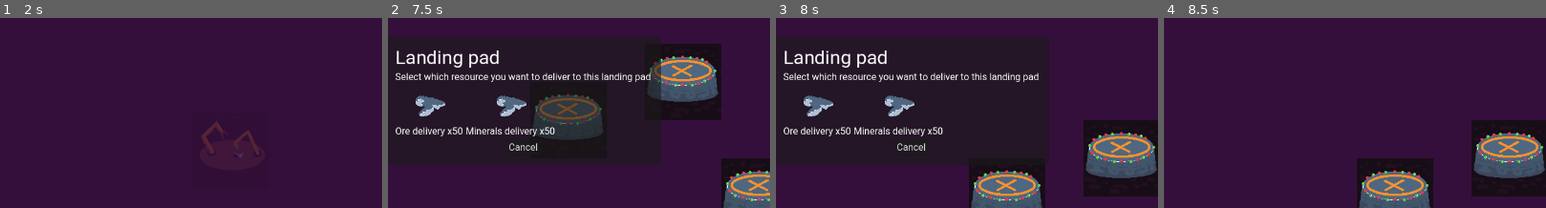
Above: before the commit, frames 1-4 (left to right).
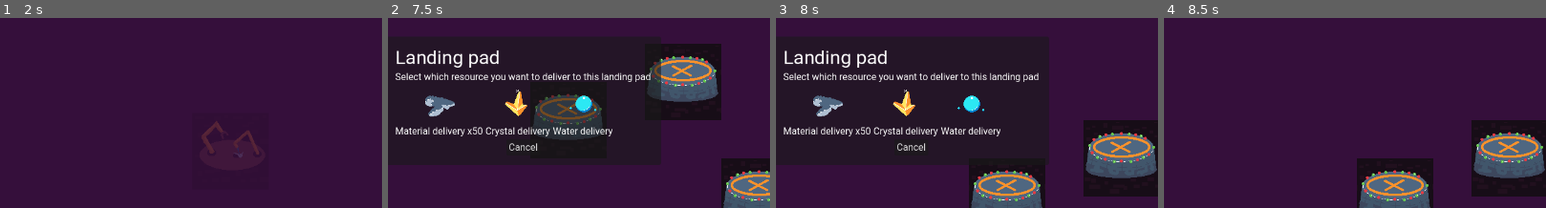
Above: after the commit, the same moments.

Repository: EdShel/StellarConstructor
Game: Godot game, scene res://objects/game.tscn
Two runs of this game, one before a commit and one after it. Both use one fixed random seed, a clock stepped at 60 frames per second and the inputs below.
Inputs (mouse positions are % of the whole screen's width and height, from its top left):
- Up to frame 1 (2 s): tap Enter at 0.5 s; drag from (42, 90) to (60, 19) at 0.52 s; tap Space at 1.25 s; drag from (47, 90) to (62, 57) at 1.27 s
- Up to frame 2 (7.5 s): tap Enter at 2, 3.5 s; move the mouse to (53, 90) at 2.02 s; click (53, 90) at 2.17 s; tap Space at 2.75, 4.25 s; drag from (58, 90) to (20, 27) at 2.77 s; move the mouse to (80, 61) at 3.52 s; click (80, 61) at 3.67 s; drag from (78, 59) to (35, 15) at 4.27 s; move the mouse to (55, 44) at 5.02 s; click (55, 44) at 5.17 s; drag from (52, 39) to (30, 49) at 5.77 s; move the mouse to (72, 38) at 6.52 s; click (72, 38) at 6.67 s; drag from (68, 29) to (78, 59) at 7.27 s
- Up to frame 3 (8 s): no input
- Up to frame 4 (8.5 s): click "Cancel" at 8 s
The pictures show only the part of the screen within x 32-82%, y 22-72%; the shares and areas given below are measured in that part.

Frame 1 is identical in both runs. In frame 2, 3.1% of the frame differs, in the area x 2-59%, y 37-63%; in frame 3, 3.1%; in frame 4, nothing differs.

Commit message:
Prioritize items in landing pad

Diff:
--- a/objects/builds/landing_pad.gd
+++ b/objects/builds/landing_pad.gd
@@ -4,10 +4,16 @@
 
 var recipe: Dictionary = {}
 
-func _ready() -> void:
-	pass # Replace with function body.
+func get_item_to_shoot() -> String:
+	if recipe.is_empty():
+		if inventory.items.is_empty():
+			return ""
+		return inventory.items.front()["item"]
+	for item in inventory.items:
+		if item["item"] != recipe["item_type"] and item["count"] > 0:
+			return item["item"]
 
-
-# Called every frame. 'delta' is the elapsed time since the previous frame.
-func _process(delta: float) -> void:
-	pass
+	var recipe_item = inventory.find_inventory_item(recipe["item_type"])
+	if recipe_item.is_empty() or recipe_item["count"] <= 0:
+		return ""
+	return recipe_item["item"]
--- a/objects/builds/piston.gd
+++ b/objects/builds/piston.gd
@@ -34,8 +34,11 @@
 func _process(delta: float) -> void:
 	if !source or no_power or shooting_state:
 		return
-	source.inventory.increase("ore", -1)
-	shooting_state = ShootingState.new("ore")
+	var item_to_shoot = source.get_item_to_shoot()
+	if item_to_shoot.is_empty():
+		return
+	source.inventory.increase(item_to_shoot, -1)
+	shooting_state = ShootingState.new(item_to_shoot)
 	%AnimationPlayer.play("shoot")
 
 func update_direction(new_direction: Direction) -> void:
--- a/objects/ui/build_manager/launch_pad_recipe_popup.tscn
+++ b/objects/ui/build_manager/launch_pad_recipe_popup.tscn
@@ -1,9 +1,11 @@
-[gd_scene load_steps=5 format=3 uid="uid://h35ewf03pur5"]
+[gd_scene load_steps=7 format=3 uid="uid://h35ewf03pur5"]
 
 [ext_resource type="PackedScene" uid="uid://11ur7mtmo2rn" path="res://objects/ui/build_manager/base_popup.tscn" id="1_7ie3x"]
 [ext_resource type="Script" path="res://objects/ui/build_manager/launch_pad_recipe_popup.gd" id="2_d8osi"]
 [ext_resource type="PackedScene" uid="uid://cheh1dak3vjjt" path="res://objects/ui/build_manager/recipe_item.tscn" id="2_g27pd"]
 [ext_resource type="Texture2D" uid="uid://b2qcqcgb1fqoc" path="res://sprites/items/ore.tres" id="3_b3mew"]
+[ext_resource type="Texture2D" uid="uid://bj2o48xnj06f8" path="res://sprites/items/crystal.tres" id="5_yw5ir"]
+[ext_resource type="Texture2D" uid="uid://cuj2sot1ws2ri" path="res://sprites/items/water.tres" id="6_kpm6o"]
 
 [node name="LaunchPadRecipePopup" instance=ExtResource("1_7ie3x")]
 script = ExtResource("2_d8osi")
@@ -14,8 +16,17 @@
 
 [node name="RecipeItem" parent="HBoxContainer/MarginContainer/VBoxContainer/RecipesList" index="0" instance=ExtResource("2_g27pd")]
 layout_mode = 2
-recipe_name = "Ore delivery x50"
+recipe_name = "Material delivery x50"
 icon = ExtResource("3_b3mew")
 
 [node name="RecipeItem2" parent="HBoxContainer/MarginContainer/VBoxContainer/RecipesList" index="1" instance=ExtResource("2_g27pd")]
 layout_mode = 2
+recipe_name = "Crystal delivery"
+icon = ExtResource("5_yw5ir")
+item_type = "crystal"
+
+[node name="RecipeItem3" parent="HBoxContainer/MarginContainer/VBoxContainer/RecipesList" index="2" instance=ExtResource("2_g27pd")]
+layout_mode = 2
+recipe_name = "Water delivery"
+icon = ExtResource("6_kpm6o")
+item_type = "water"
Not shown, added: export_presets.cfg
Binary file changed: sprites/builds.png
